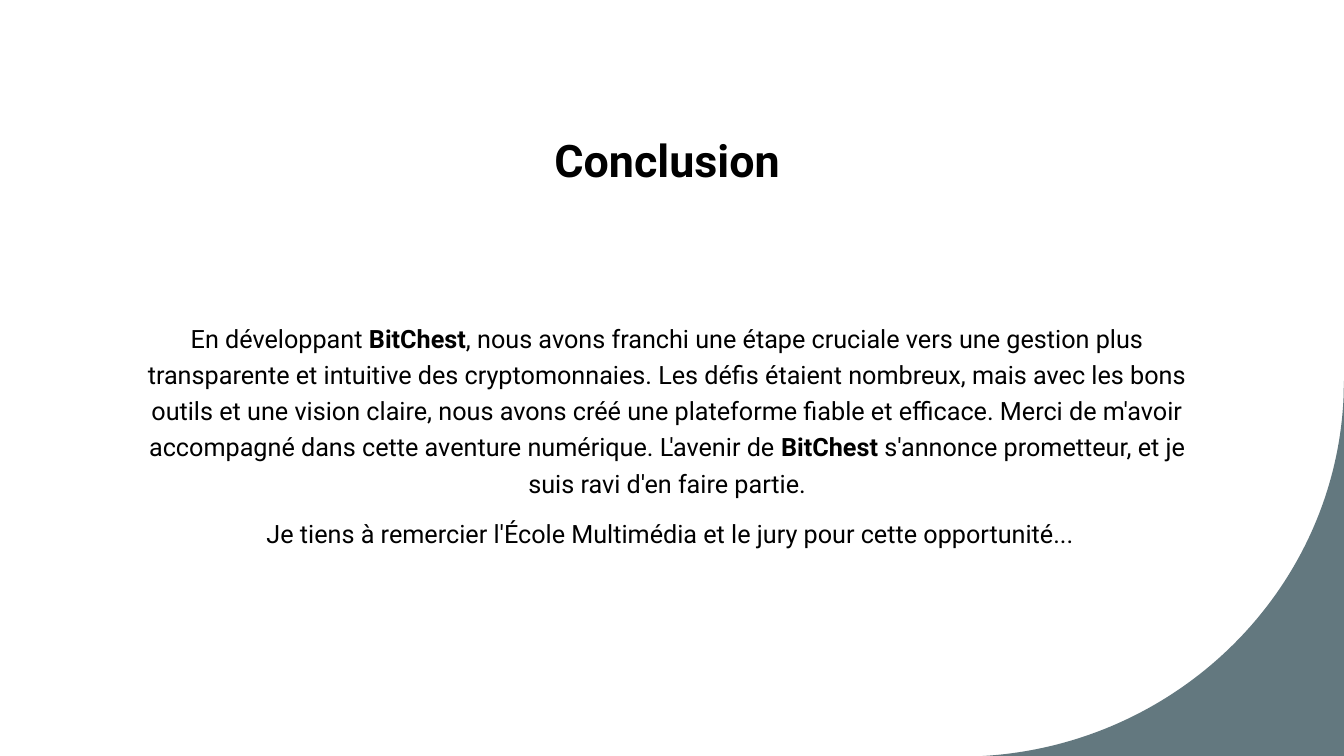
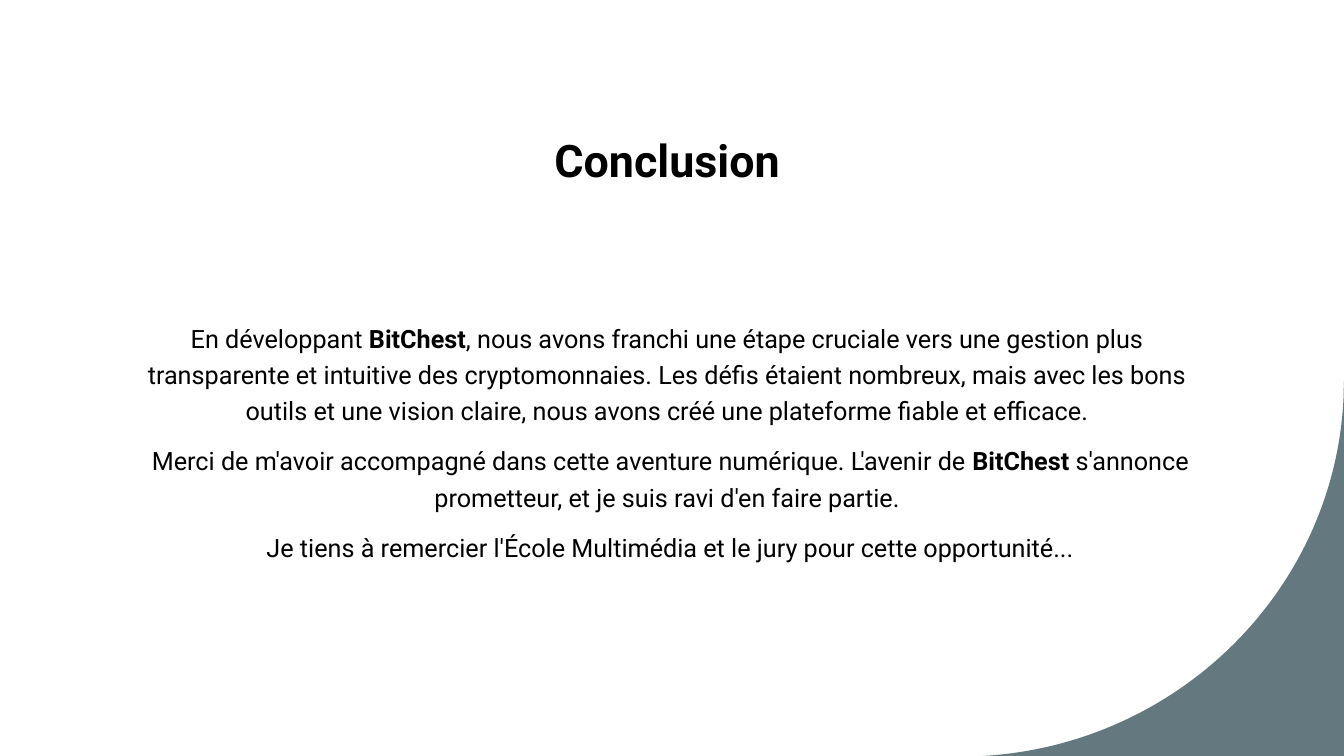
Before and after one commit to FlorentGATTI/projet-finale_bitchest, a slide deck: slide 14 of Bitchest_slides.pptx. Drawn at 1344x756 pixels with LibreOffice and Linux fonts; fonts in the diff are those of the drawing. Boxes give left, top, right and bottom in pixels: in the first picture for what was removed or moved away, otherwise in the second. Text is boxed around its words. In the diff, an @@ line names an element or a change of style, - is before the commit and + after.

```diff
--- a/Bitchest_slides.pptx
+++ b/Bitchest_slides.pptx
@@ text at bbox=[148, 329, 1189, 513]: text changed @@
-En développant BitChest, nous avons franchi une étape cruciale vers une gestion plus transparente et intuitive des cryptomonnaies. Les défis étaient nombreux, mais avec les bons outils et une vision claire, nous avons créé une plateforme fiable et efficace. Merci de m'avoir accompagné dans cette aventure numérique. L'avenir de BitChest s'annonce prometteur, et je suis ravi d'en faire partie.
+En développant BitChest, nous avons franchi une étape cruciale vers une gestion plus transparente et intuitive des cryptomonnaies. Les défis étaient nombreux, mais avec les bons outils et une vision claire, nous avons créé une plateforme fiable et efficace.
+Merci de m'avoir accompagné dans cette aventure numérique. L'avenir de BitChest s'annonce prometteur, et je suis ravi d'en faire partie.
```
Also in this commit, not shown: 5 other slides changed, 2 slides added, 2 slides removed, 9 other files.
